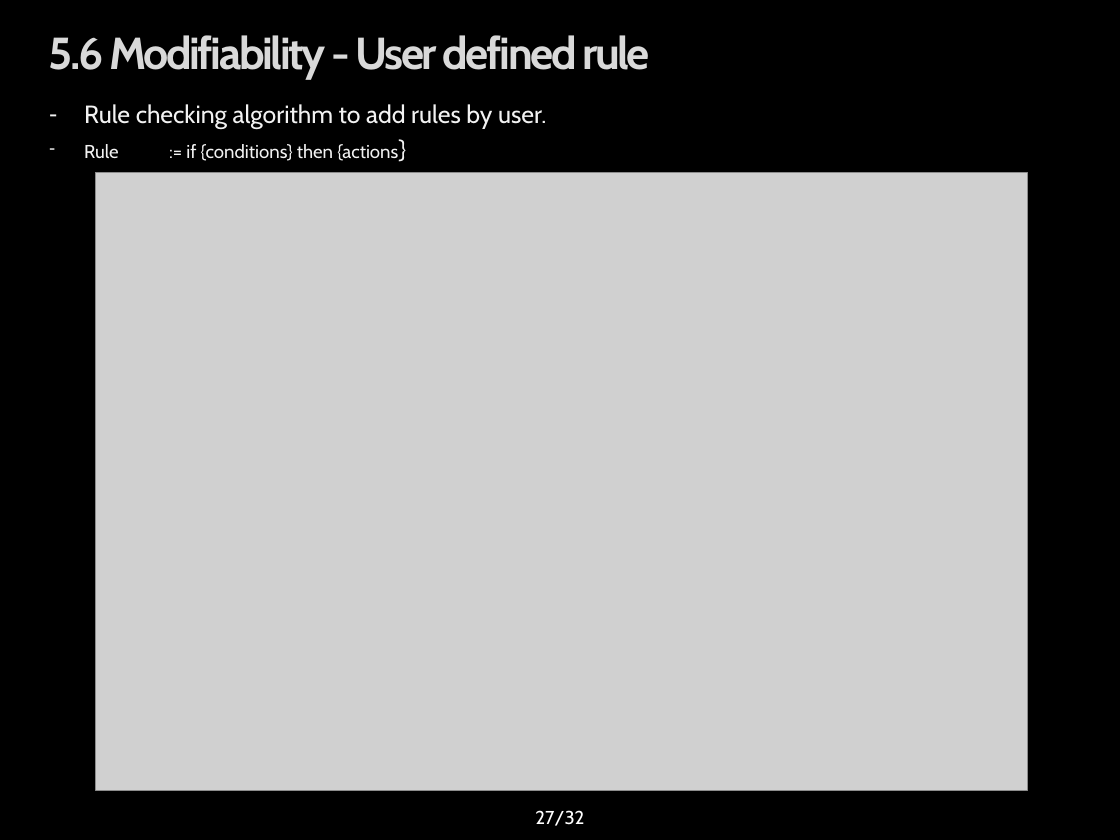
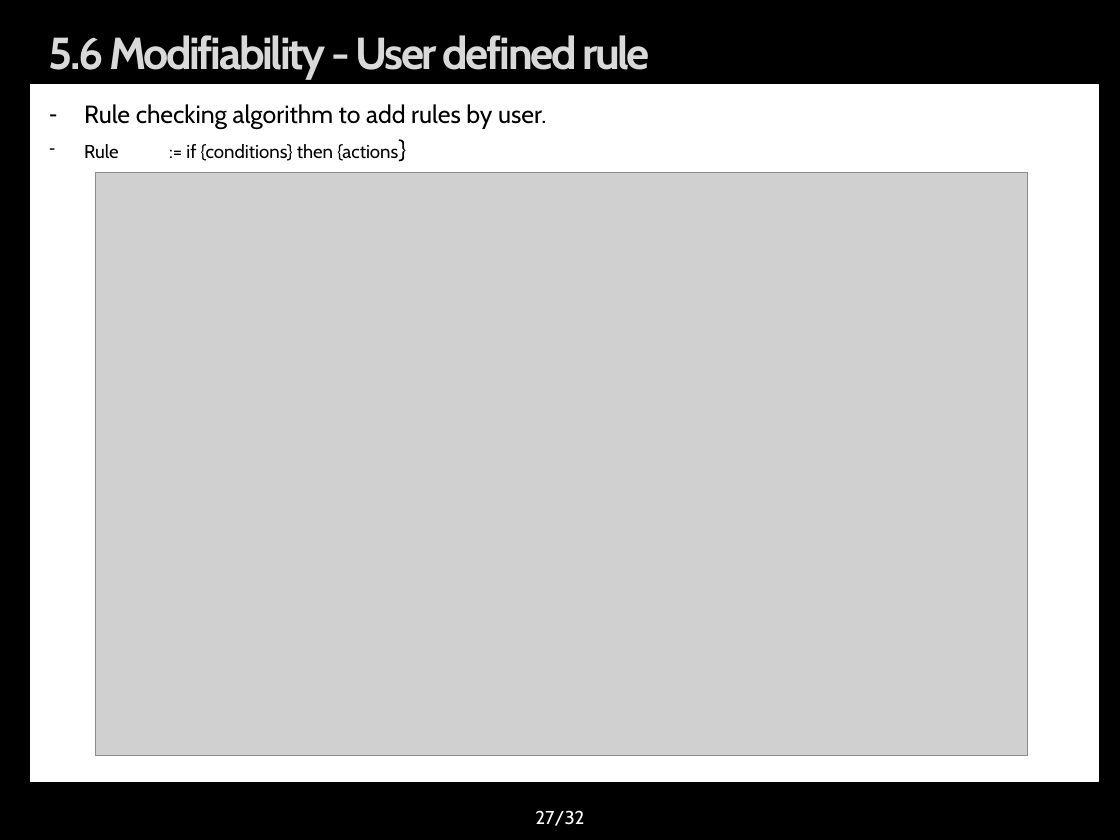
Before and after one commit to youkkwon/smarthome, a slide deck: slide 27 of doc/Docs/IoT System Final Presentation_0624.pptx. Drawn at 1120x840 pixels with LibreOffice and Linux fonts; fonts in the diff are those of the drawing; grey boxes stand for pictures; background and template pictures are left out. Boxes give left, top, right and bottom in pixels: in the first picture for what was removed or moved away, otherwise in the second. Text is boxed around its words. In the diff, an @@ line names an element or a change of style, - is before the commit and + after.

```diff
--- a/doc/Docs/IoT System Final Presentation_0624.pptx
+++ b/doc/Docs/IoT System Final Presentation_0624.pptx
@@ rectangle added at <box>31,85,1099,782</box>, fill #FFFFFF, outline #FFFFFF 0.75 pt @@
@@ text "Rule checking algorithm to add ..." at <box>84,104,546,161</box>: text colour #F2F2F2 to #000000 @@
@@ picture: place and size @@
-picture at <box>95,172,1027,791</box>
+picture at <box>95,172,1027,755</box>
```
Also in this commit, not shown: 27 other slides changed.
